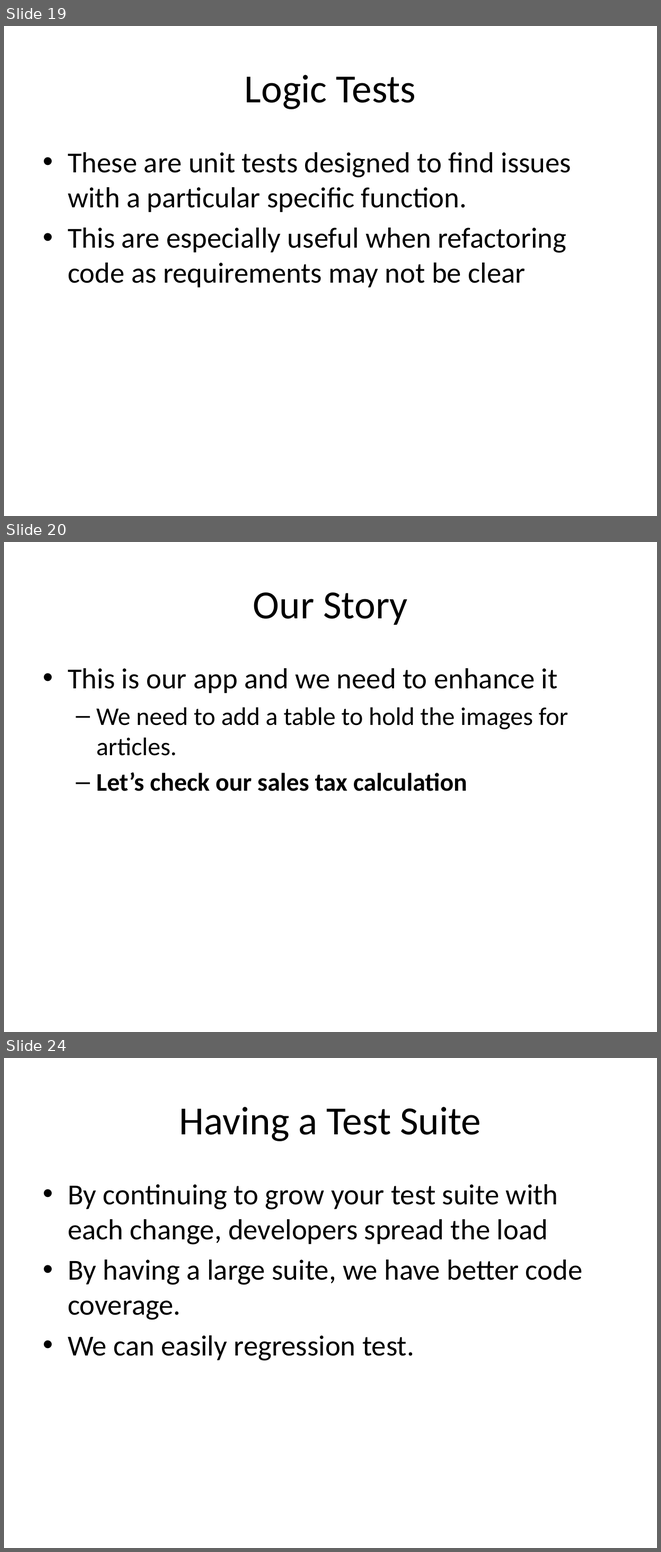
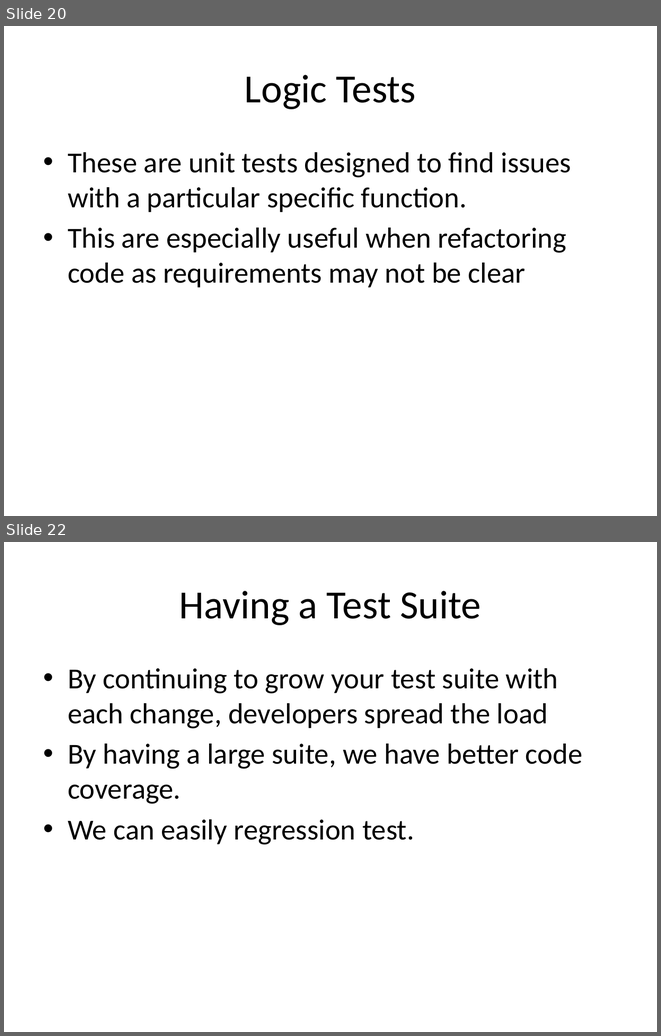
Before and after one commit to way0utwest/UnitTestingTSQL, a slide deck: UnitTestingTSQL.pptx. Shown one above the other, each under a label of ours: slides 19, 20 and 24 before the commit, slides 20 and 22 after it; the slides between them are not shown. The pictures are 661x1552 and 661x1036 pixels, drawn with LibreOffice and Linux fonts; fonts in the diff are those of the drawing. Boxes give left, top, right and bottom in pixels: in the first picture for what was removed or moved away, otherwise in the second. Text is boxed around its words. In the diff, an @@ line names an element or a change of style, - is before the commit and + after.

```diff
--- a/UnitTestingTSQL.pptx
+++ b/UnitTestingTSQL.pptx
@@ slide 20 removed at (x1=4, y1=542, x2=657, y2=1032), background #FFFFFF @@
@@ title removed at (x1=253, y1=592, x2=407, y2=625) @@
-Our Story
@@ text removed at (x1=68, y1=668, x2=568, y2=791) @@
-• This is our app and we need to enhance it
-  – We need to add a table to hold the images for articles.
-  – Let’s check our sales tax calculation
@@ what was slide 19 is now slide 20 @@
@@ what was slide 24 is now slide 22 @@
```
Also in this commit, not shown: 7 slides changed, 2 slides added, 5 other slides removed, 10 other files.
